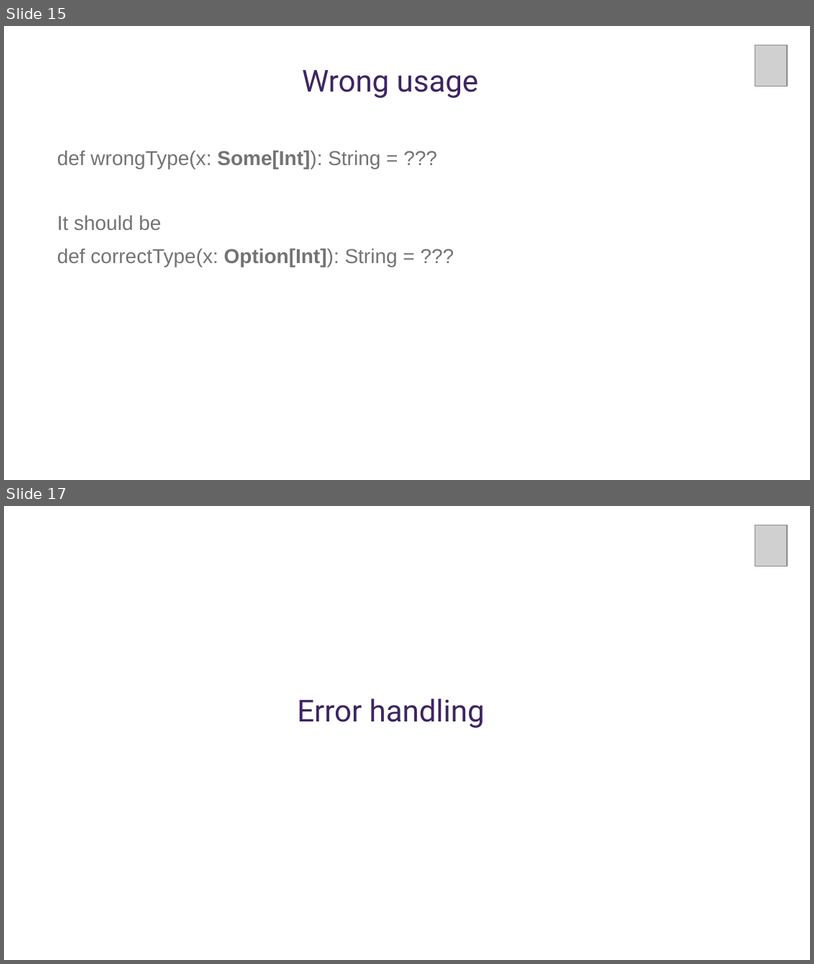
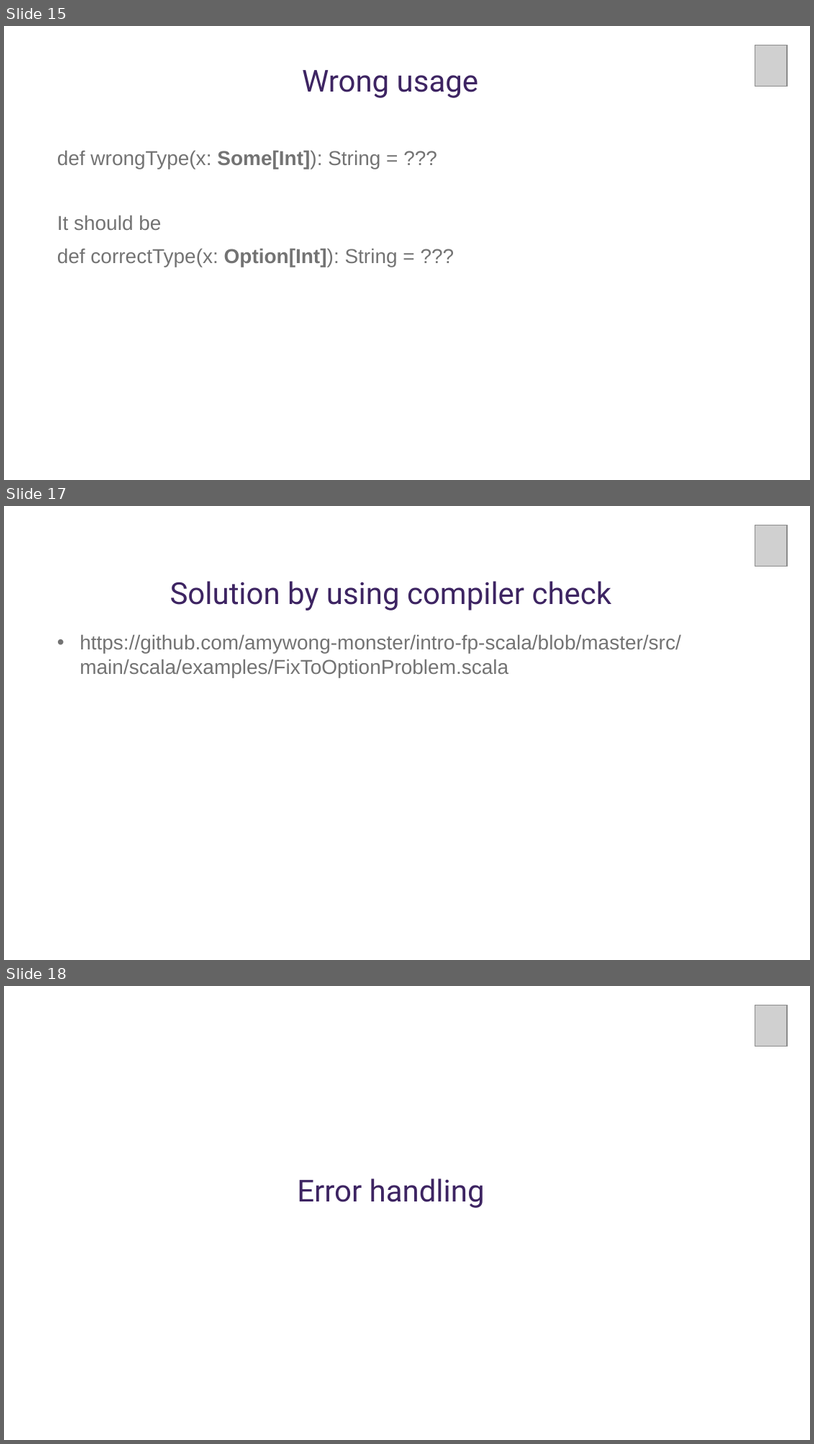
Before and after one commit to amywong-monster/Presentations, a slide deck: 2020-08-06-FP-In-Scala.pptx. Shown one above the other, each under a label of ours: slides 15 and 17 before the commit, slides 15, 17 and 18 after it; the slides between them are not shown. The pictures are 814x964 and 814x1444 pixels, drawn with LibreOffice and Linux fonts; fonts in the diff are those of the drawing; grey boxes stand for pictures; background and template pictures are left out. Boxes give left, top, right and bottom in pixels: in the first picture for what was removed or moved away, otherwise in the second. Text is boxed around its words. In the diff, an @@ line names an element or a change of style, - is before the commit and + after.

Commit message:
Update FP-In-Scala

```diff
--- a/2020-08-06-FP-In-Scala.pptx
+++ b/2020-08-06-FP-In-Scala.pptx
@@ slide 17 added at bbox=[4, 506, 810, 960], background #FFFFFF @@
@@ picture added at bbox=[756, 525, 788, 566] @@
@@ picture added at bbox=[756, 525, 787, 566] @@
@@ title added at bbox=[170, 581, 612, 610], 36 pt, text #3D2462 @@
+Solution by using compiler check
@@ text added at bbox=[80, 634, 681, 677], 24 pt, text #737373 @@
+• https://github.com/amywong-monster/intro-fp-scala/blob/master/src/main/scala/examples/FixToOptionProblem.scala
@@ what was slide 17 is now slide 18 @@
```
Also in this commit, not shown: 3 slides changed, 1 other slide added, 1 slide removed.
